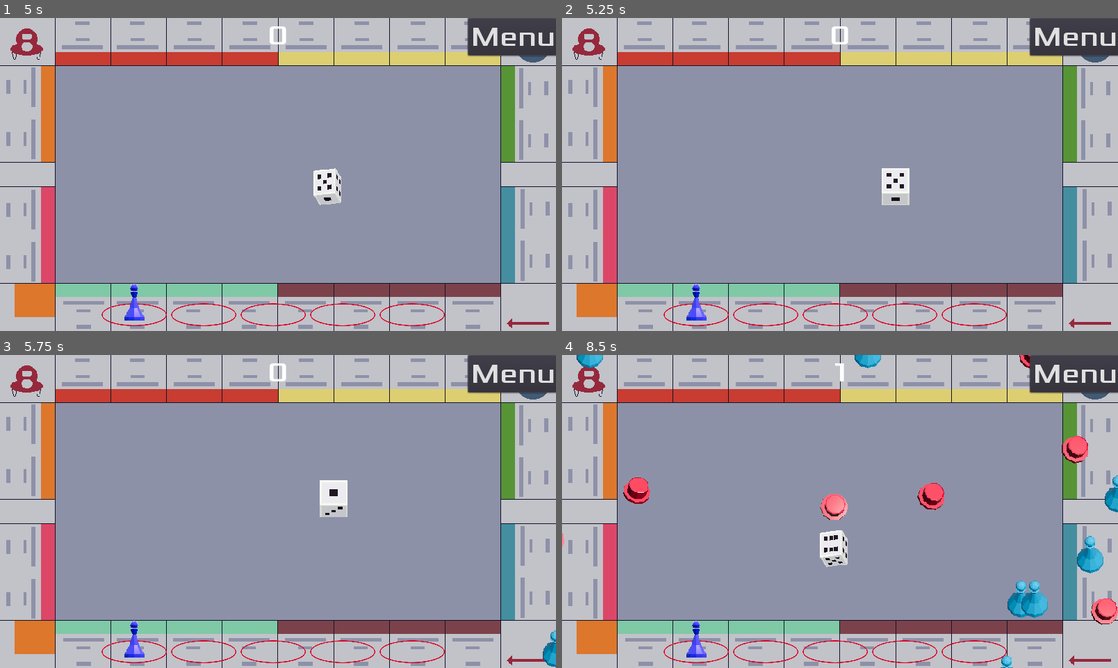
Above: before the commit, frames 1-4 (two rows, left to right).
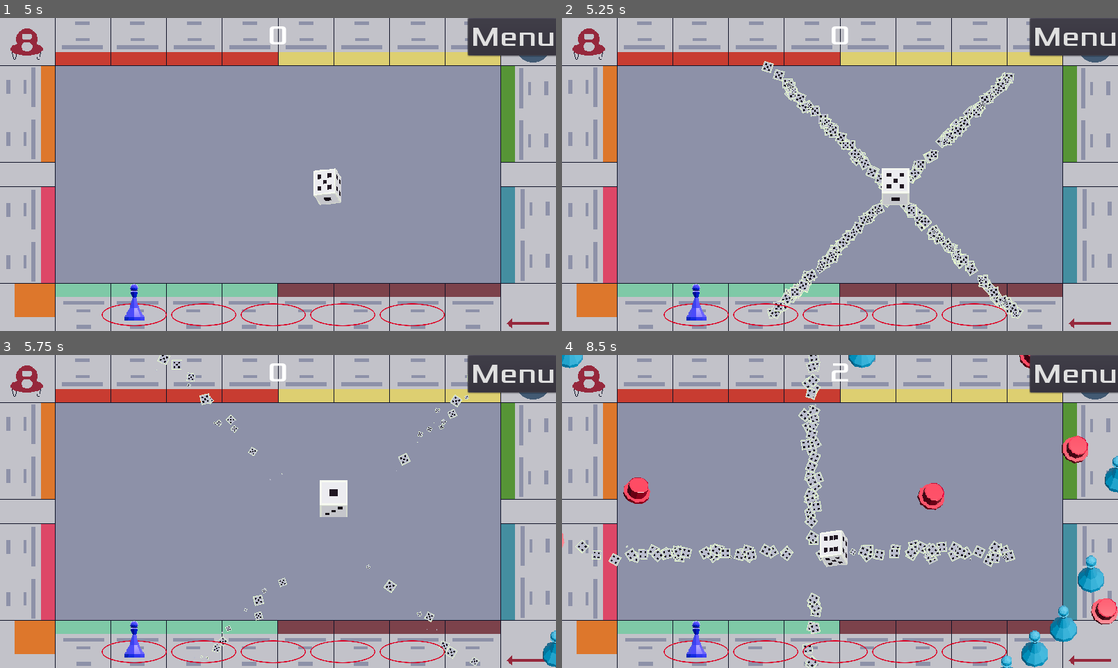
Above: after the commit, the same moments.

Repository: sialiss/GMTK-gamejam2022
Game: Godot game, scene res://scenes/Menu/Menu.tscn
The game is run twice, just before and just after one commit, with the same random seed, the same clock (stepped at 60 frames per second) and the same inputs. Sound files missing from this copy of the repository are replaced by a short silence.
Inputs:
- Up to frame 1 (5 s): click "Start" at 0.5 s; tap Enter at 1.25 s; hold Right (move_right) 1.28-2 s; click "Menu" at 2 s; hold Down (move_down) 2.78-3.5 s; click "Start" at 3.5 s; tap Space at 4.25 s; hold Right (move_right) from 4.28 s (still down)
- Up to frame 2 (5.25 s): release Right (move_right) at 5.03 s; hold Up (move_up) from 5.03 s (still down)
- Up to frame 3 (5.75 s): keep holding Up (move_up)
- Up to frame 4 (8.5 s): release Up (move_up) at 5.78 s; hold Left (move_left) 5.78-7.28 s; hold Down (move_down) 7.28-8.03 s; hold Right (move_right) from 8.03 s (still down)

Frame 1 is identical in both runs. In frame 2, 3.7% of the frame differs, in the area x 35-83%, y 13-97%; in frame 3, 0.8%; in frame 4, 6.8%, in the area x 0-100%, y 0-100%.

Commit message:
Balance?

Diff:
--- a/scenes/Enemy/Pawn/EnemyPawn.tscn
+++ b/scenes/Enemy/Pawn/EnemyPawn.tscn
@@ -20,8 +20,6 @@
 mode = 1
 gravity_scale = 0.0
 script = ExtResource( 3 )
-step_interval = 0.25
-step_duration = 0.25
 
 [node name="Viewport" type="Viewport" parent="."]
 size = Vector2( 64, 64 )
--- a/scenes/Player/Player.tscn
+++ b/scenes/Player/Player.tscn
@@ -24,7 +24,7 @@
 abilities = [ ExtResource( 1 ), ExtResource( 7 ), ExtResource( 8 ), ExtResource( 4 ), ExtResource( 5 ), ExtResource( 6 ) ]
 
 [node name="AbilityTimer" type="Timer" parent="."]
-wait_time = 3.0
+wait_time = 1.5
 
 [node name="CollisionShape2D" type="CollisionShape2D" parent="."]
 shape = SubResource( 1 )
